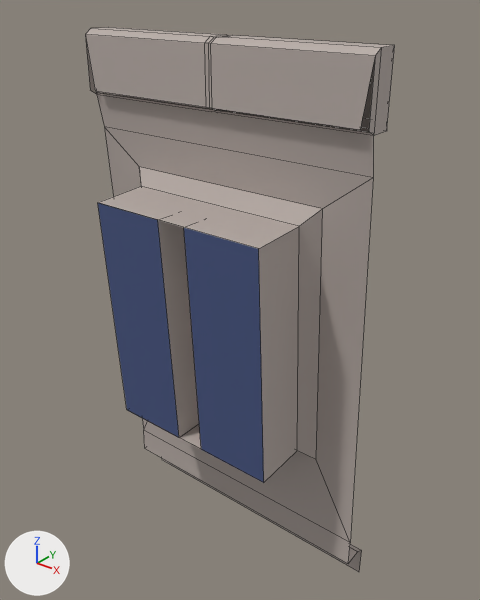
An edit to the FBX model Museum of Pierre/Assets/Models/WallWindow.fbx, drawn before and after from the same camera.
Rendered twice from a 50 mm lens placed at (0.08753, 0.04552, 0.01943), pointed at (0.0753, 0.0608, 0.00996). Every picture has the same lights, and +X, +Y and +Z are marked at lower left. Mesh edges are drawn as thin lines. Where no turn or scale is listed for an object, it has been applied to the vertices.

Names of what the first picture shows: 'Wall_Window'.
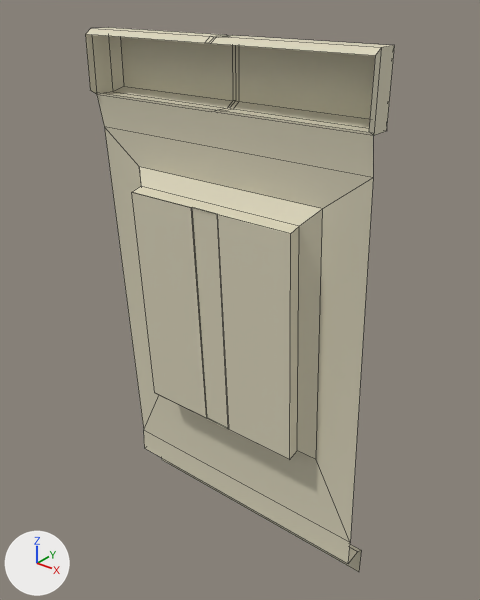
The newer file is also turned or shifted as a whole; pictures and numbers use the older file's frame.

What differs and where, as boxes (x1, y1, x2, y2) in the pictures (480 x 600 px; the box of a moved part takes in the faces that stretch with it):
part 1 of me_mesh, moved or reshaped
    before: (85, 34, 375, 483)
    after: (132, 186, 299, 459)
part 2 of me_mesh, recoloured
    both: (85, 27, 395, 572)

Patch to the scene script:
```diff
--- a/Museum of Pierre/Assets/Models/WallWindow.fbx.py
+++ b/Museum of Pierre/Assets/Models/WallWindow.fbx.py
@@ mat_enivronment_mat @@
+mat_enivronment_mat = principled_material('Enivronment_MAT')
+mat_enivronment_mat.base_color = (0.71, 0.666, 0.501)  # light grey #dbd5bc
+mat_enivronment_mat.roughness = 0.749
@@ me_mesh @@
 # used by ob_wall_window; location = (0.08, 0.06, 0.0)
-me_mesh.from_pydata(...)  # 76 vertices, 60 faces; spans x -0.01..0.0, y -0.0019..0.0019, z 0.0..0.018
-me_mesh.materials.append(mat_blue)  # blue #465482
+me_mesh.from_pydata(...)  # 71 vertices, 56 faces; spans x -0.01..0.0, y -0.0005..0.0019, z 0.0..0.018
+# me_mesh part 1
+# 13 vertices are removed from x -0.0098..-0.0002, y -0.0019..-0.0002, z 0.0054..0.0162
+# 17 faces are deleted
+# 8 vertices are added at x -0.0081..-0.0019, y -0.0005..-0.0001, z 0.0054..0.0133
+# 13 new faces join them
+# me_mesh part 2: 43 faces spanning x -0.01..0.0, y -0.0002..0.0019, z 0.0..0.018 switch from mat_wall (grey #b7aba5) to mat_enivronment_mat (light grey #dbd5bc)
```
